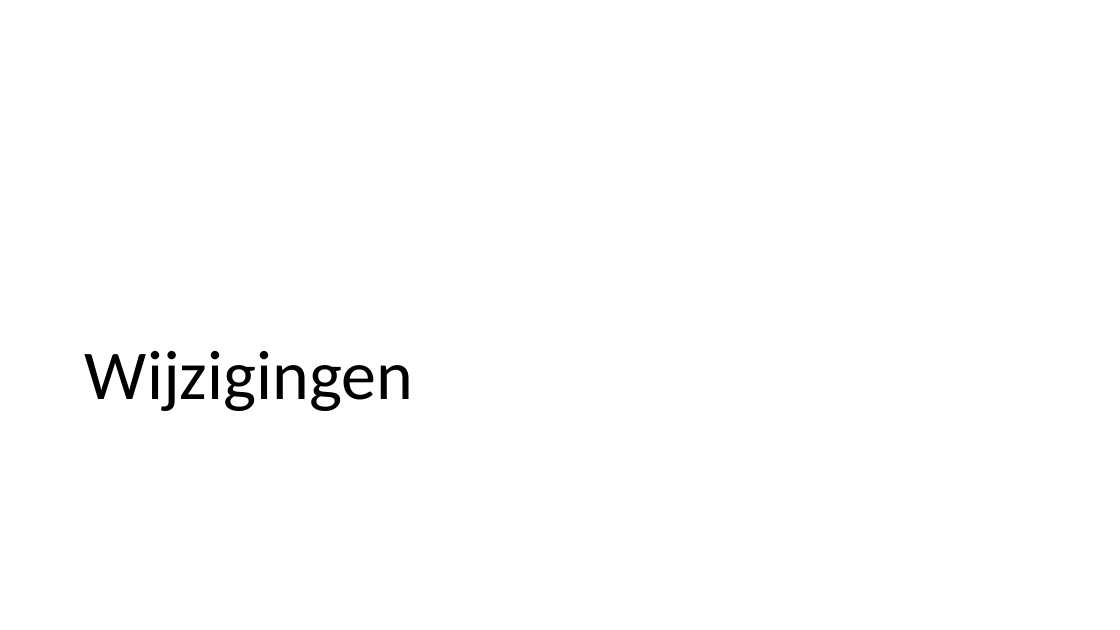
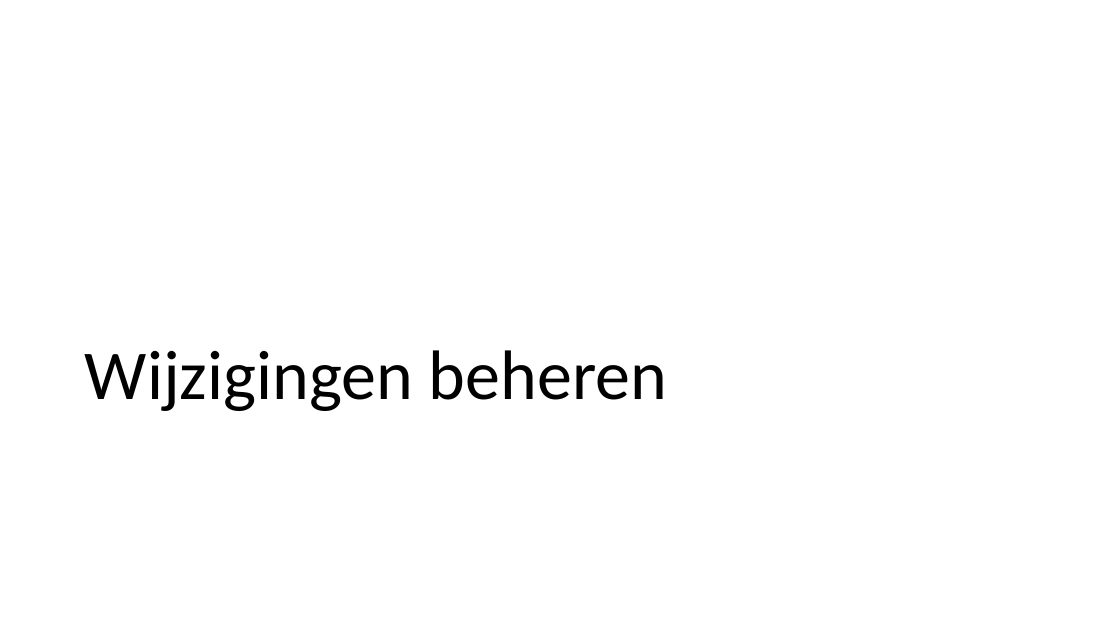
Before and after one commit to LFKoning/knowledge-sharing, a slide deck: slide 26 of git_course/1_basics/git_basic.pptx. Drawn at 1120x630 pixels with LibreOffice and Linux fonts; fonts in the diff are those of the drawing. Boxes give left, top, right and bottom in pixels: in the first picture for what was removed or moved away, otherwise in the second. Text is boxed around its words. In the diff, an @@ line names an element or a change of style, - is before the commit and + after.

```diff
--- a/git_course/1_basics/git_basic.pptx
+++ b/git_course/1_basics/git_basic.pptx
@@ title at bbox=[85, 350, 667, 411]: text changed @@
-Wijzigingen
+Wijzigingen beheren
```
Also in this commit, not shown: 3 other slides changed, 2 slides added, 1 other file.
